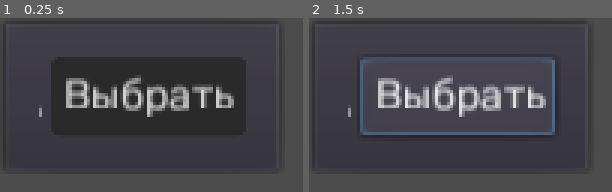
Above: before the commit, frames 1-2 (left to right).
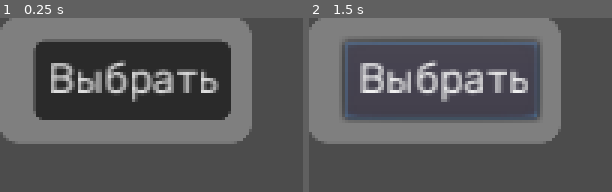
Above: after the commit, the same moments.

Repository: danredtmf/os-game
Game: Godot game, scene res://objects/user-panel-select.tscn
Two runs of this game, one before a commit and one after it. Both use one fixed random seed, a clock stepped at 60 frames per second and the inputs below. This scene is started directly instead of the project's main scene.
Inputs:
- Up to frame 1 (0.25 s): no input
- Up to frame 2 (1.5 s): click "Выбрать" at 0.5 s; click "Выбрать" at 1.25 s

The runs differ from the first frame. In frame 1, 47% of the frame differs, in the area x 0-84%, y 0-87%; in frame 2, 41%.
Error before the commit: Invalid get index '-1' (on base: 'Array'). (res://scripts/globals/data.gd:10)
Error after the commit: Invalid set index 'text' (on base: 'Label') with value of type 'Nil'. (res://objects/user-panel-select.gd:7)

Commit message:
Initial Changes (part 3)

Diff:
--- a/objects/user-panel-select.gd
+++ b/objects/user-panel-select.gd
@@ -3,5 +3,8 @@
 var id
 var user_name
 
+func _ready():
+	$margin/hb/name.text = user_name
+
 func _on_select_pressed():
 	Data.select_user(id)
--- a/objects/user-panel-select.tscn
+++ b/objects/user-panel-select.tscn
@@ -1,20 +1,20 @@
-[gd_scene load_steps=4 format=2]
+[gd_scene load_steps=5 format=2]
 
 [ext_resource path="res://sources/themes/button/normal.tres" type="StyleBox" id=1]
 [ext_resource path="res://sources/themes/font-sizes/rbk-r-18.tres" type="DynamicFont" id=2]
 [ext_resource path="res://objects/user-panel-select.gd" type="Script" id=3]
+[ext_resource path="res://sources/themes/panel/login_win.tres" type="StyleBox" id=4]
 
 [node name="user-panel-select" type="PanelContainer"]
 margin_right = 14.0
 margin_bottom = 14.0
 rect_pivot_offset = Vector2( -136, -50 )
+custom_styles/panel = ExtResource( 4 )
 script = ExtResource( 3 )
 
 [node name="margin" type="MarginContainer" parent="."]
-margin_left = 7.0
-margin_top = 7.0
-margin_right = 116.0
-margin_bottom = 59.0
+margin_right = 109.0
+margin_bottom = 52.0
 custom_constants/margin_right = 10
 custom_constants/margin_top = 10
 custom_constants/margin_left = 10
@@ -32,7 +32,6 @@
 size_flags_horizontal = 3
 size_flags_vertical = 5
 custom_fonts/font = ExtResource( 2 )
-text = "Даниил"
 valign = 1
 clip_text = true
 
--- a/scenes/components/system/logon.tscn
+++ b/scenes/components/system/logon.tscn
@@ -69,7 +69,7 @@
 margin_right = 280.0
 margin_bottom = 33.0
 custom_fonts/font = ExtResource( 3 )
-text = "Выберете пользователя"
+text = "Выберите пользователя"
 align = 1
 valign = 1
 autowrap = true
@@ -219,6 +219,7 @@
 size_flags_horizontal = 3
 custom_fonts/font = ExtResource( 6 )
 custom_styles/normal = ExtResource( 4 )
+secret = true
 
 [node name="login" type="Button" parent="e/win_logon/margin/vb/vb"]
 margin_top = 90.0
--- a/scripts/components/system/logon.gd
+++ b/scripts/components/system/logon.gd
@@ -20,9 +20,7 @@
 onready var tween2 = $c/Tween2
 onready var tween3 = $c/Tween3
 
-var on_start = true
-var on_restart = false
-var on_login = false
+var state = Core.LOGON_STATE.START
 
 func _ready():
 	config()
@@ -52,34 +50,38 @@
 func load_user_list():
 	var user_list = Data.get_user_list()
 
-	# Дописать добавление списка пользователей
-
 	for i in range(len(user_list)):
 		print_debug(user_list[i].to_string())
 		var user_panel = user_res.instance()
+		user_panel.get_node("margin/hb/select")\
+			.connect("pressed", self, "on_select_user")
 		user_panel.id = user_list[i].id
 		user_panel.user_name = user_list[i].user_name
 		win_user_select_list.add_child(user_panel)
 
+func on_select_user():
+	t_win_user_select(false)
+	t_win_logon()
+
 func info_state():
-	var state = Core.INFO_STATE.ONE
+	var info_state = Core.INFO_STATE.ONE
 	t_color(bg, Core.bg_black, Core.bg_on, 4)
 
 	t3_modulate_a(info, 0, 1, 1)
 	for _i in range(8):
 		yield(get_tree().create_timer(0.5), "timeout")
 
-		match state:
+		match info_state:
 			Core.INFO_STATE.ONE:
-				state = Core.INFO_STATE.TWO
+				info_state = Core.INFO_STATE.TWO
 			Core.INFO_STATE.TWO:
-				state = Core.INFO_STATE.THREE
+				info_state = Core.INFO_STATE.THREE
 			Core.INFO_STATE.THREE:
-				state = Core.INFO_STATE.FOUR
+				info_state = Core.INFO_STATE.FOUR
 			Core.INFO_STATE.FOUR:
-				state = Core.INFO_STATE.ONE
-
-		match state:
+				info_state = Core.INFO_STATE.ONE
+
+		match info_state:
 			Core.INFO_STATE.ONE:
 				info.text = ""
 			Core.INFO_STATE.TWO:
@@ -90,21 +92,27 @@
 				info.text = "..."
 	t3_modulate_a(info, 1, 0, 1)
 
-func t_info(b = true):
+func t_win_user_select(b = true):
 	if b:
-		info.visible = true
-		tween3.interpolate_property(info, 'modulate:a', 0.0, 1.0, 1.0,
-		Tween.TRANS_CUBIC, Tween.EASE_IN_OUT)
-		tween3.start()
+		win_user_select.visible = true
+
+		tween.interpolate_property(win_user_select, 'modulate:a', 0.0,
+		1.0, 0.5, Tween.TRANS_CUBIC, Tween.EASE_IN_OUT)
+		tween.interpolate_property(win_user_select, 'rect_position:y',
+		win_user_select_rect_y + 20, win_user_select_rect_y,
+		0.5, Tween.TRANS_CUBIC, Tween.EASE_IN_OUT)
+		tween.start()
 	else:
-		tween3.interpolate_property(info, 'modulate:a', 1.0, 0.0, 1.0,
-		Tween.TRANS_CUBIC, Tween.EASE_IN_OUT)
-		tween3.start()
+		tween.interpolate_property(win_user_select, 'modulate:a', 1.0,
+		0.0, 0.5, Tween.TRANS_CUBIC, Tween.EASE_IN_OUT)
+		tween.interpolate_property(win_user_select, 'rect_position:y',
+		win_user_select_rect_y, win_user_select_rect_y + 20,
+		0.5, Tween.TRANS_CUBIC, Tween.EASE_IN_OUT)
+		tween.start()
 
 func t_win_logon(b = true):
 	if b:
 		win_logon.visible = true
-		win_power.visible = true
 
 		tween.interpolate_property(win_logon, 'modulate:a', 0.0,
 		1.0, 0.5, Tween.TRANS_CUBIC, Tween.EASE_IN_OUT)
@@ -112,10 +120,6 @@
 		win_logon_rect_y + 20, win_logon_rect_y,
 		0.5, Tween.TRANS_CUBIC, Tween.EASE_IN_OUT)
 		tween.start()
-
-		tween2.interpolate_property(win_power, 'modulate:a', 0.0,
-		1.0, 0.5, Tween.TRANS_CUBIC, Tween.EASE_IN_OUT)
-		tween2.start()
 	else:
 		tween.interpolate_property(win_logon, 'modulate:a', 1.0,
 		0.0, 0.5, Tween.TRANS_CUBIC, Tween.EASE_IN_OUT)
@@ -124,6 +128,14 @@
 		0.5, Tween.TRANS_CUBIC, Tween.EASE_IN_OUT)
 		tween.start()
 
+func t_win_power(b = true):
+	if b:
+		win_power.visible = true
+
+		tween2.interpolate_property(win_power, 'modulate:a', 0.0,
+		1.0, 0.5, Tween.TRANS_CUBIC, Tween.EASE_IN_OUT)
+		tween2.start()
+	else:
 		tween2.interpolate_property(win_power, 'modulate:a', 1.0,
 		0.0, 0.5, Tween.TRANS_CUBIC, Tween.EASE_IN_OUT)
 		tween2.start()
@@ -143,17 +155,7 @@
 	t3_modulate_a(info, 0, 1, 1)
 	info.text = 'Добро пожаловать, ' + Data.active_user.user_name + '!'
 	yield(get_tree().create_timer(2), "timeout")
-	on_login = true
-
-func t_bg(b = true):
-	if b:
-		tween.interpolate_property(bg, 'color', Core.bg_black,
-		Core.bg_on, 4.0, Tween.TRANS_CUBIC, Tween.EASE_IN_OUT)
-		tween.start()
-	else:
-		tween.interpolate_property(bg, 'color', Core.bg_on,
-		Core.bg_black, 4.0, Tween.TRANS_CUBIC, Tween.EASE_IN_OUT)
-		tween.start()
+	state = Core.LOGON_STATE.LOGIN
 
 func _on_Tween_tween_completed(object, _key):
 	# Когда синий экран
@@ -162,7 +164,8 @@
 		if Data.active_user == null && len(Data.users) > 2:
 			# Показать экран выбора пользователя
 			yield(get_tree().create_timer(1), "timeout")
-			t_win_logon() # Заменить на экран выбора пользователя
+			t_win_user_select()
+			t_win_power()
 		# Когда Нет активного пользователя И пользователей 2
 		elif Data.active_user == null && len(Data.users) == 2:
 			# Выбор не скрытого пользователя
@@ -176,6 +179,7 @@
 			else:
 				# Проверка защиты
 				t_win_logon()
+				t_win_power()
 	# Когда чёрный экран
 	elif object == bg && bg.color == Core.bg_black:
 		# Затухание info текста
@@ -187,9 +191,10 @@
 		win_logon.visible = false
 
 func _on_off_pressed():
-	on_start = !on_start
+	state = Core.LOGON_STATE.OFF
 	t_color(bg, Core.bg_on, Core.bg_black, 4)
 	t_win_logon(false)
+	t_win_power(false)
 
 func _on_Tween2_tween_completed(object, _key):
 	if object == win_power && win_power.modulate.a == 0 \
@@ -197,17 +202,17 @@
 		win_power.visible = false
 
 func _on_reload_pressed():
-	on_start = !on_start
-	on_restart = !on_restart
+	state = Core.LOGON_STATE.RELOAD
 	t_color(bg, Core.bg_on, Core.bg_black, 4)
 	t_win_logon(false)
+	t_win_power(false)
 
 func _on_Tween3_tween_completed(_object, _key):
-	if !on_start && !on_restart && !on_login:
+	if state == Core.LOGON_STATE.OFF:
 		get_tree().quit()
-	if !on_start && on_restart && !on_login:
+	if state == Core.LOGON_STATE.RELOAD:
 		var restart = get_tree().change_scene("res://scenes/main.tscn")
 		if restart == OK:
 			print('////REBOOT-OS////')
-	if on_start && !on_restart && on_login:
+	if state == Core.LOGON_STATE.LOGIN:
 		get_tree().quit()
--- a/scripts/globals/core.gd
+++ b/scripts/globals/core.gd
@@ -8,3 +8,4 @@
 const bg_on = Color(0.21, 0.55, 0.99, 1)
 
 enum INFO_STATE {ONE, TWO, THREE, FOUR}
+enum LOGON_STATE {OFF, START, RELOAD, LOGIN}
